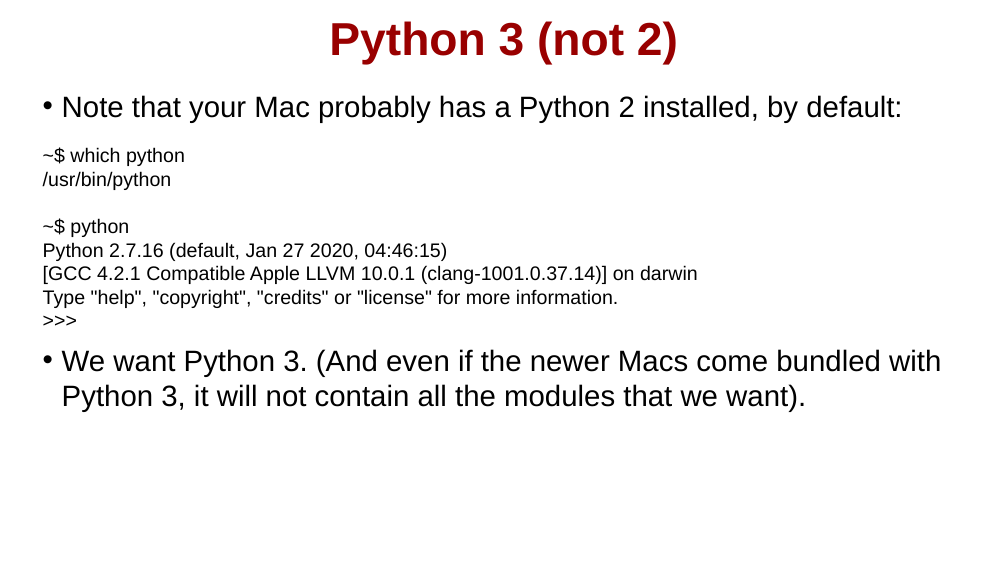
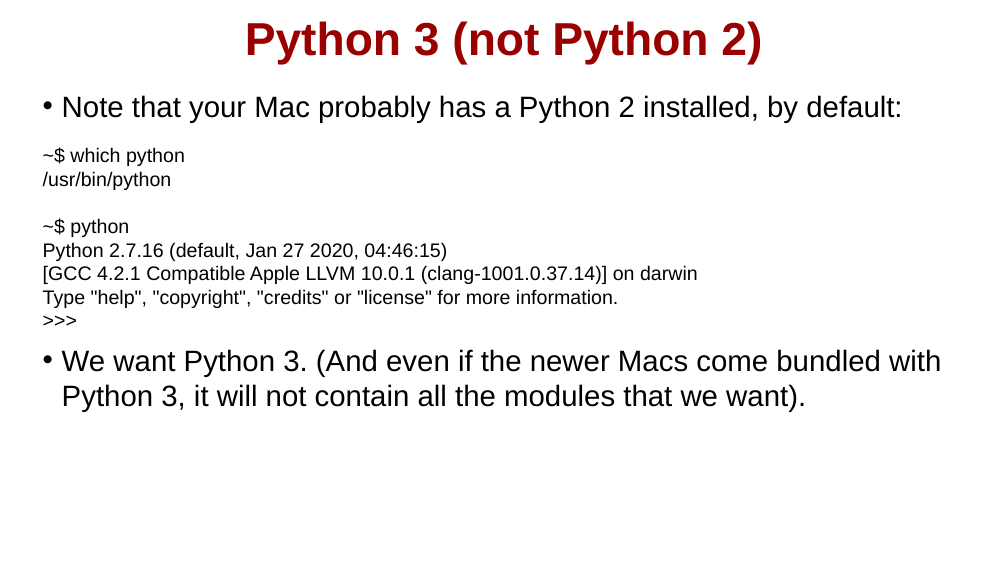
Before and after one commit to physicell-training/ws2021, a slide deck: slide 16 of pptx_source/PhysiCell_ws2021_macOS_setup.pptx (slide 14 before the commit). Drawn at 1008x567 pixels with LibreOffice and Linux fonts; fonts in the diff are those of the drawing; background and template pictures are left out. Boxes give left, top, right and bottom in pixels: in the first picture for what was removed or moved away, otherwise in the second. Text is boxed around its words. In the diff, an @@ line names an element or a change of style, - is before the commit and + after.

```diff
--- a/pptx_source/PhysiCell_ws2021_macOS_setup.pptx
+++ b/pptx_source/PhysiCell_ws2021_macOS_setup.pptx
@@ title at [245,21,762,65]: text changed @@
-Python 3 (not 2)
+Python 3 (not Python 2)
```
Also in this commit, not shown: 13 other slides changed, 2 slides added.
